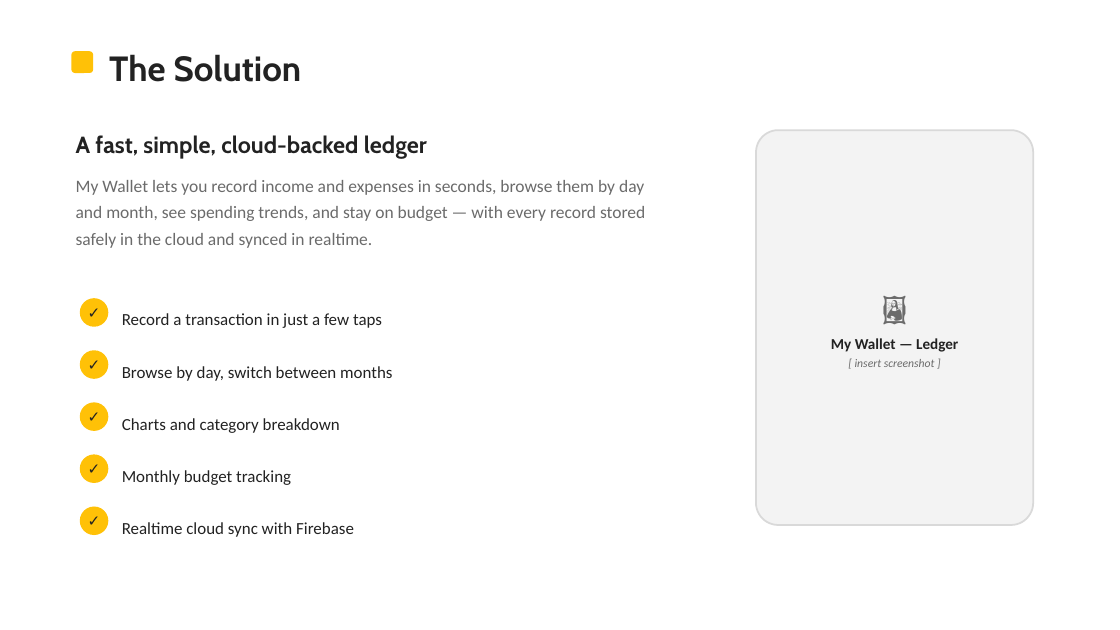
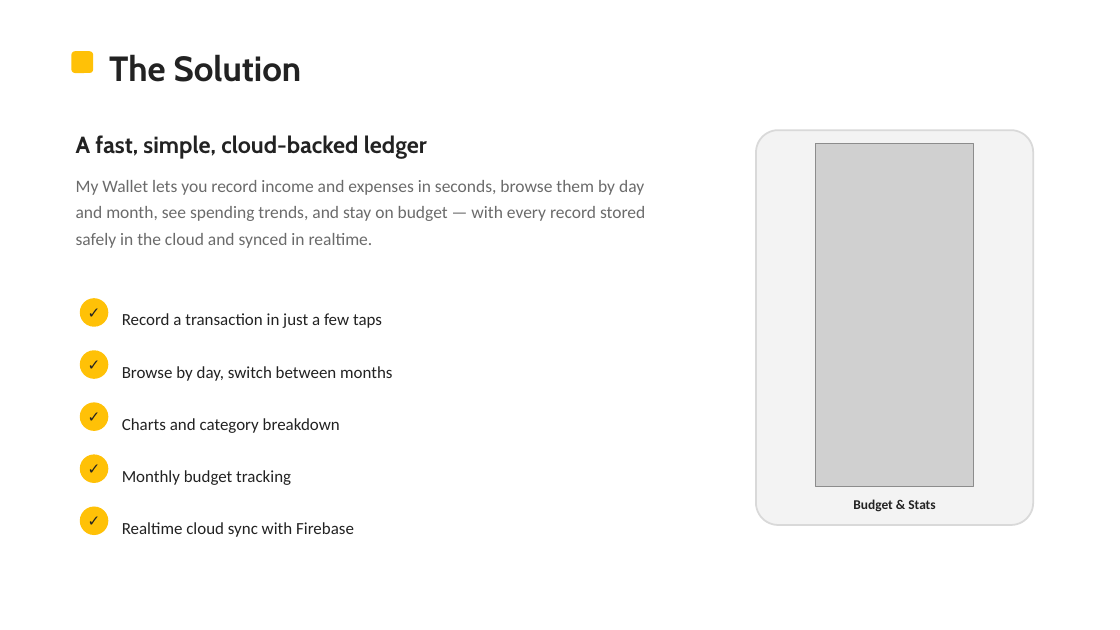
Before and after one commit to LBBT-God/expense-tracker, a slide deck: slide 3 of docs/My_Wallet_Presentation.pptx. Drawn at 1120x630 pixels with LibreOffice and Linux fonts; fonts in the diff are those of the drawing; grey boxes stand for pictures. Boxes give left, top, right and bottom in pixels: in the first picture for what was removed or moved away, otherwise in the second. Text is boxed around its words. In the diff, an @@ line names an element or a change of style, - is before the commit and + after.

Commit message:
Presentation: add screenshots and a Cloud Database (Firebase) slide
- Insert app screenshots into the title, solution and UI/UX slides
- Add a "Cloud Database — Firebase" slide pairing the app with the
  Firestore console (transactions collection) to show realtime cloud sync
- Remove the Profile references and the Live Demo slide
- Add docs/screenshots/firebase_console.png used by build_slides.py

```diff
--- a/docs/My_Wallet_Presentation.pptx
+++ b/docs/My_Wallet_Presentation.pptx
@@ picture added at <box>816,144,975,486</box> @@
@@ text removed at <box>831,338,958,367</box> @@
-🖼
-My Wallet — Ledger
-[ insert screenshot ]
@@ text added at <box>853,499,935,512</box>, 11.5 pt, text #222222, bold @@
+Budget & Stats
```
Also in this commit, not shown: 6 other slides changed, 1 slide added, 1 slide removed, 2 other files.
